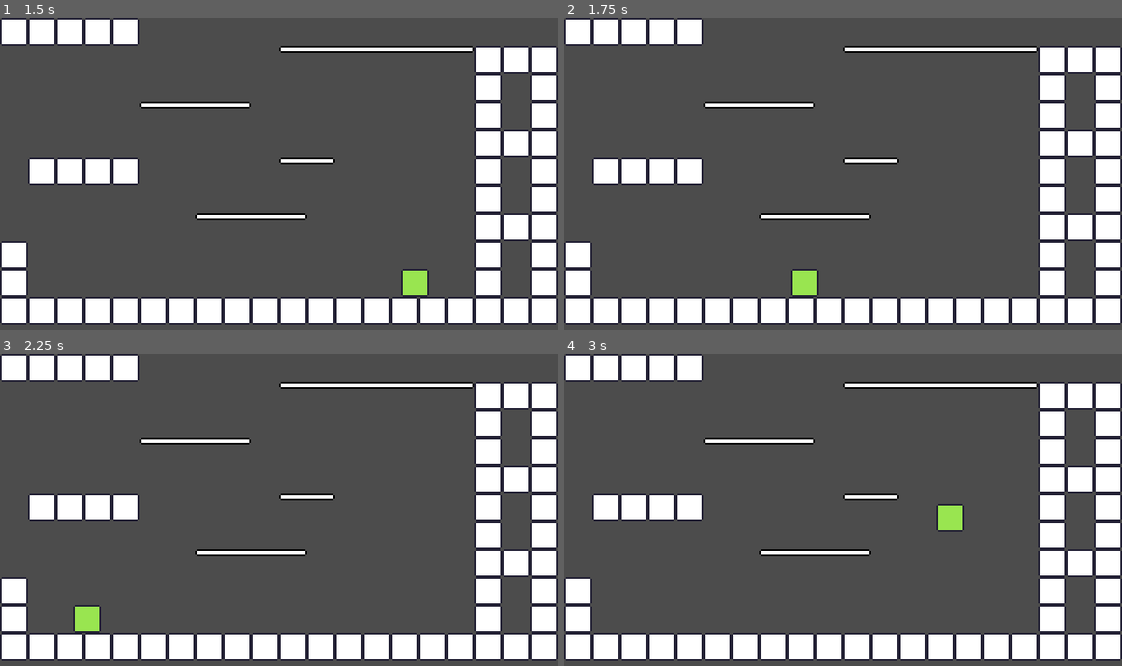
Above: before the commit, frames 1-4 (two rows, left to right).
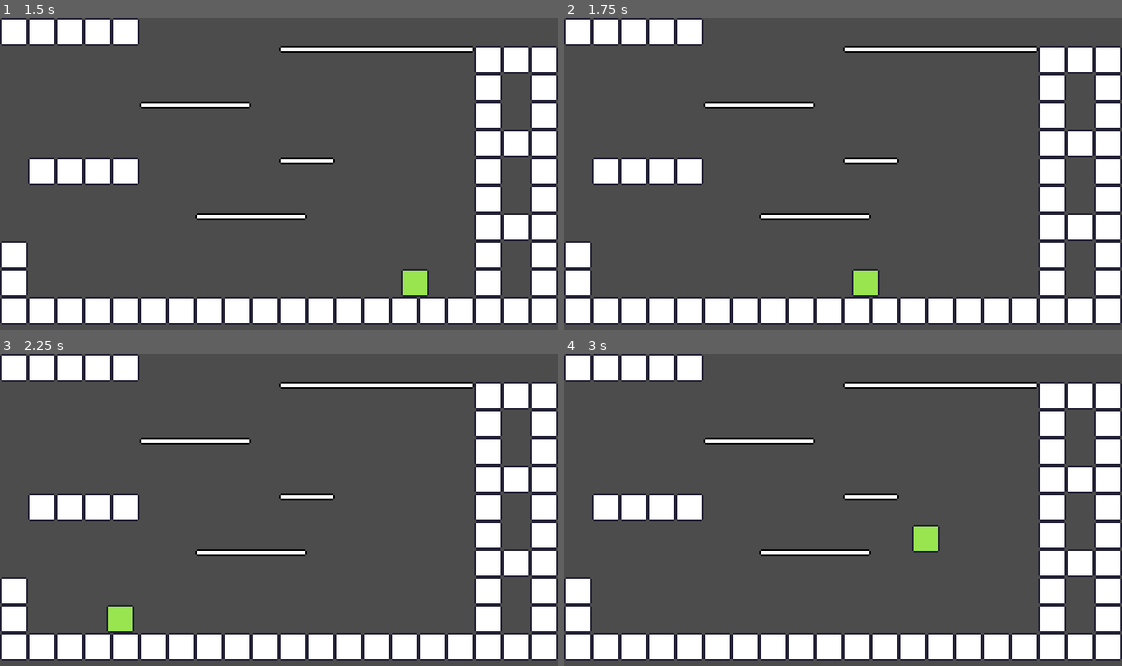
Above: after the commit, the same moments.

Repository: blaise-rascal/gwj30
Game: Godot game, scene res://scenes/Main.tscn
The game is run twice, just before and just after one commit, with the same random seed, the same clock (stepped at 60 frames per second) and the same inputs.
Inputs:
- Up to frame 1 (1.5 s): tap Enter at 0.5 s; hold Right (ui_right) 0.53-1.28 s; hold Left (ui_left) from 1.28 s (still down)
- Up to frame 2 (1.75 s): keep holding Left (ui_left)
- Up to frame 3 (2.25 s): release Left (ui_left) at 2.03 s; hold Right (ui_right) from 2.03 s (still down)
- Up to frame 4 (3 s): release Right (ui_right) at 2.78 s; hold Up (ui_up) from 2.78 s (still down)

Frame 1 is identical in both runs. In frame 2, 0.9% of the frame differs, in the area x 40-57%, y 80-90%; in frame 3, 0.9%; in frame 4, 0.9%.

Commit message:
tweaks to movement

Diff:
--- a/scenes/characters/Player.gd
+++ b/scenes/characters/Player.gd
@@ -2,12 +2,14 @@
 
 const MAX_SPEED : int = 260 # Pixels/second.
 const ACCELERATION_MODIFIER : int = 1200 # Pixels/second
-const DRAG_COEF: float = -0.9 # Ratio
+const DRAG_COEF: float = -0.999 # Ratio
 const VELOCITY_TO_STOP_DRAGGING : int = 16 # Pixels/second
-const JUMP_ACCELERATION : int = 20 # Some unit, not really sure what tbh
+const JUMP_ACCELERATION : int = 18 # Some unit, not really sure what tbh
 const GRAVITY : int = 1 # See above comment
 
-onready var onGround = $OnGround
+onready var on_ground = $OnGround
+onready var on_ground_left = $OnGroundLeft
+onready var on_ground_right = $OnGroundRight
 
 var velocity = Vector2()
 
@@ -16,6 +18,9 @@
 	pass # Replace with function body.
 
 
+func is_on_ground():
+	return on_ground.is_colliding() or on_ground_left.is_colliding() or on_ground_right.is_colliding()
+
 
 func _physics_process(delta):
 	var acceleration = Vector2(0,0)  # The player's movement vector.
@@ -23,14 +28,13 @@
 		acceleration.x += 1
 	if Input.is_action_pressed("ui_left"):
 		acceleration.x -= 1
-	if Input.is_action_just_pressed("ui_up") && onGround.is_colliding():
+	if Input.is_action_just_pressed("ui_up") && is_on_ground():
 		acceleration.y -= JUMP_ACCELERATION
 
 	acceleration.x = clamp(acceleration.x, -1, 1)
 
 	# Apply gravity
-	if !onGround.is_colliding():
-		acceleration.y += GRAVITY
+	acceleration.y += GRAVITY
 
 	#See if the character needs to drag to a halt
 	if acceleration.x == 0:
@@ -50,6 +54,6 @@
 	if acceleration.length() > 0:
 		acceleration *= ACCELERATION_MODIFIER
 		velocity += acceleration * delta
-		if(velocity.x > MAX_SPEED):
+		if(abs(velocity.x) > MAX_SPEED):
 			velocity.x = clamp(velocity.x, -1, 1) * MAX_SPEED
 	velocity = move_and_slide(velocity, Vector2(0, 1))
--- a/scenes/characters/Player.tscn
+++ b/scenes/characters/Player.tscn
@@ -19,4 +19,14 @@
 
 [node name="OnGround" type="RayCast2D" parent="."]
 enabled = true
-cast_to = Vector2( 0, 2 )
+cast_to = Vector2( 0, 1 )
+
+[node name="OnGroundLeft" type="RayCast2D" parent="."]
+position = Vector2( -8, 0 )
+enabled = true
+cast_to = Vector2( 0, 1 )
+
+[node name="OnGroundRight" type="RayCast2D" parent="."]
+position = Vector2( 8, 0 )
+enabled = true
+cast_to = Vector2( 0, 1 )
